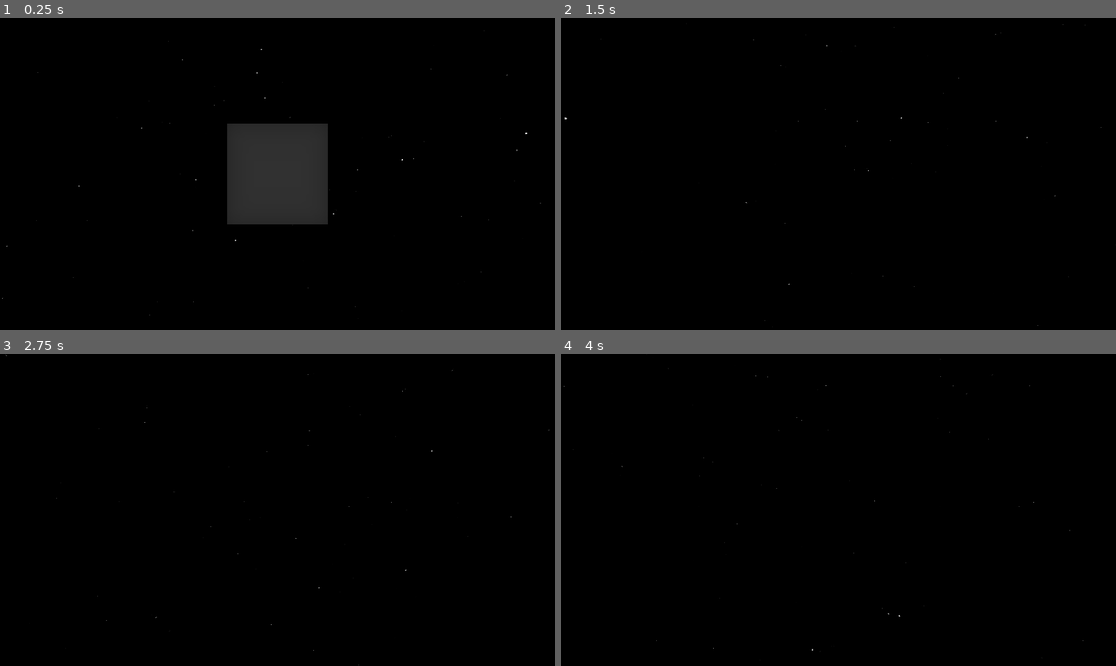
Above: before the commit, frames 1-4 (two rows, left to right).
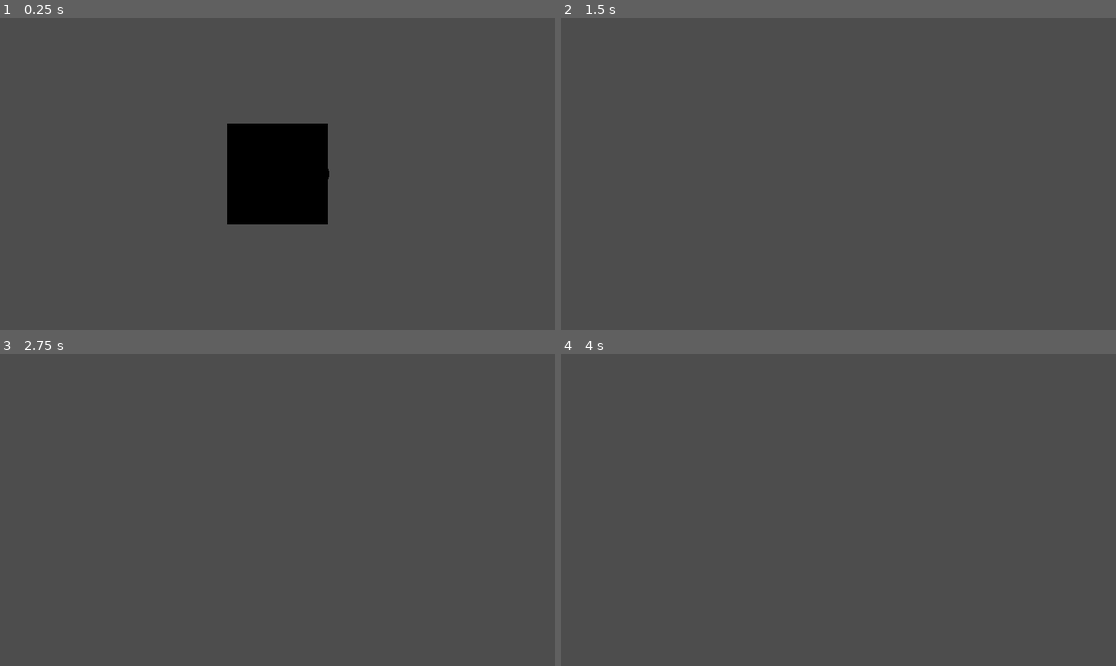
Above: after the commit, the same moments.

Repository: Ggury/The_Void
Game: Godot game, scene res://Scenes/main_level.tscn
The game is run twice, just before and just after one commit, with the same random seed, the same clock (stepped at 60 frames per second) and the same inputs.
Inputs (mouse positions are in pixels of both pictures, inside the frame that each line leads up to):
- Up to frame 1 (0.25 s): no input
- Up to frame 2 (1.5 s): tap Enter at 0.5 s; move the mouse to (960, 158) at 0.52 s; hold Right (ui_right) 0.53-1.28 s; tap R (Radar) at 0.6 s; tap Space (Jump) at 0.77, 1.25 s; move the mouse to (727, 189) at 1.27 s; hold Down (ui_down) from 1.28 s (still down); tap C (Crawl) at 1.35 s
- Up to frame 3 (2.75 s): tap Space (Jump) at 1.52 s; tap R (Radar) at 1.55, 2.1 s; move the mouse to (333, 441) at 2.02 s; release Down (ui_down) at 2.03 s; hold Right (ui_right) from 2.03 s (still down)
- Up to frame 4 (4 s): tap Enter at 2.75 s; move the mouse to (810, 572) at 2.77 s; release Right (ui_right) at 2.78 s; hold Up (ui_up) 2.78-3.53 s; tap R (Radar) at 2.85, 3.8 s; tap Space (Jump) at 3.02, 3.5, 3.77 s; move the mouse to (1005, 556) at 3.52 s; hold Left (ui_left) from 3.53 s (still down); hold C (Crawl) from 3.53 s (still down)

The runs differ from the first frame. In frame 1, 100% of the frame differs, in the area x 0-100%, y 0-100%; in frame 2, 100%; in frame 3, 100%; in frame 4, 100%.

Commit message:
add monster basic ai

Diff:
--- /dev/null
+++ b/Monster/monster.gd
@@ -0,0 +1,53 @@
+extends CharacterBody3D
+
+@export var min_speed = 10
+@export var max_speed = 18
+@export var min_radar_uses = 5
+@export var max_radar_uses = 10
+
+var radar_uses
+var is_agressive = false
+
+
+func _ready():
+	var player_position = get_player_position()
+	look_at_player(player_position)
+
+	radar_uses = randi_range(min_radar_uses, max_radar_uses)
+
+
+func _process(delta):
+	if radar_uses <= 0:
+		var player_position = get_player_position()
+		look_at_player(player_position)
+
+		radar_uses = randi_range(min_radar_uses, max_radar_uses)
+
+
+func _physics_process(_delta):
+	move_and_slide()
+
+
+func get_player_position():
+	return get_parent().get_node("MainPlayer").position
+
+
+func look_at_player(player_position):
+	look_at_from_position(position, player_position, Vector3.UP)
+	rotate_object_local(Vector3.UP, randf_range(-PI / 6, PI / 6))
+
+	var random_speed = randi_range(min_speed, max_speed)
+	velocity = Vector3.FORWARD * random_speed
+	velocity = velocity.rotated(Vector3.UP, rotation.y)
+	velocity = velocity.rotated(Vector3.RIGHT, rotation.x)
+	velocity = velocity.rotated(Vector3.FORWARD, rotation.z)
+
+
+func _on_main_player_radar_used():
+	radar_uses -= 1
+
+
+func _on_near_player_area_body_exited(body):
+	print(body.name)
+	if body.name == "MainPlayer":
+		look_at_player(body.position)
--- /dev/null
+++ b/Monster/monster.tscn
@@ -0,0 +1,43 @@
+[gd_scene load_steps=7 format=3 uid="uid://coj5gbwp6muvn"]
+
+[ext_resource type="Script" path="res://Monster/monster.gd" id="1_d8bwo"]
+
+[sub_resource type="SphereShape3D" id="SphereShape3D_xaq5b"]
+radius = 50.0
+
+[sub_resource type="SphereMesh" id="SphereMesh_fgc7s"]
+radius = 50.0
+height = 100.0
+
+[sub_resource type="StandardMaterial3D" id="StandardMaterial3D_u7epf"]
+
+[sub_resource type="SphereShape3D" id="SphereShape3D_4oqcv"]
+radius = 1000.0
+
+[sub_resource type="BoxShape3D" id="BoxShape3D_np2ni"]
+size = Vector3(62.6349, 33.2813, 43.5396)
+
+[node name="Monster" type="CharacterBody3D"]
+script = ExtResource("1_d8bwo")
+min_speed = 30
+max_speed = 50
+
+[node name="MonsterCollisionShape" type="CollisionShape3D" parent="."]
+shape = SubResource("SphereShape3D_xaq5b")
+
+[node name="CSGMesh3D" type="CSGMesh3D" parent="."]
+mesh = SubResource("SphereMesh_fgc7s")
+material = SubResource("StandardMaterial3D_u7epf")
+
+[node name="NearPlayerArea" type="Area3D" parent="."]
+
+[node name="NearPlayerCollisionShape3D" type="CollisionShape3D" parent="NearPlayerArea"]
+shape = SubResource("SphereShape3D_4oqcv")
+
+[node name="MouthArea" type="Area3D" parent="."]
+
+[node name="MouthCollisionShape" type="CollisionShape3D" parent="MouthArea"]
+transform = Transform3D(1, 0, 0, 0, 1, 0, 0, 0, 1, 30.0584, 0, 0)
+shape = SubResource("BoxShape3D_np2ni")
+
+[connection signal="body_exited" from="NearPlayerArea" to="." method="_on_near_player_area_body_exited"]
--- a/Player/Main_player.gd
+++ b/Player/Main_player.gd
@@ -1,6 +1,6 @@
 extends CharacterBody3D
 
-signal get_coords
+signal radar_used
 
 @export var speed = 0.0
 @export var jumpstrnght = 0.0
@@ -36,7 +36,7 @@
 
 func _physics_process(delta):
 	if Input.is_action_just_pressed("Radar"):
-		emit_signal("get_coords")
+		emit_signal("radar_used")
 
 # передвижение
 
--- a/Player/main_player.tscn
+++ b/Player/main_player.tscn
@@ -6,7 +6,7 @@
 radius = 0.260429
 height = 1.2334
 
-[node name="Main_player" type="CharacterBody3D"]
+[node name="MainPlayer" type="CharacterBody3D"]
 script = ExtResource("1_8ccay")
 speed = 20.0
 mouse_sencsitivy = 0.802
--- a/Scenes/main_level.tscn
+++ b/Scenes/main_level.tscn
@@ -1,39 +1,23 @@
-[gd_scene load_steps=6 format=3 uid="uid://cc2wfhhw0nxpc"]
+[gd_scene load_steps=5 format=3 uid="uid://cc2wfhhw0nxpc"]
 
-[ext_resource type="Texture2D" uid="uid://b07hdcrx28m6k" path="res://resources/panorama_image (5).png" id="1_n6nw6"]
+[ext_resource type="Script" path="res://Scenes/main_level.gd" id="1_q4rs1"]
 [ext_resource type="PackedScene" uid="uid://6ocovhf65imp" path="res://Player/main_player.tscn" id="1_yu2rs"]
-
-[sub_resource type="PanoramaSkyMaterial" id="PanoramaSkyMaterial_7cgmu"]
-panorama = ExtResource("1_n6nw6")
-filter = false
-
-[sub_resource type="Sky" id="Sky_3hevr"]
-sky_material = SubResource("PanoramaSkyMaterial_7cgmu")
-process_mode = 2
-radiance_size = 6
-
-[sub_resource type="Environment" id="Environment_mirf0"]
-background_mode = 2
-sky = SubResource("Sky_3hevr")
-ambient_light_source = 2
-ambient_light_color = Color(1, 1, 1, 1)
-ambient_light_energy = 0.1
-glow_enabled = true
-glow_intensity = 1.0
-glow_bloom = 0.3
-glow_blend_mode = 1
-fog_enabled = true
-fog_light_color = Color(0, 0, 0, 1)
-fog_density = 0.1
-fog_sky_affect = 0.0
+[ext_resource type="Environment" uid="uid://biw3oe3cy5oss" path="res://Scenes/lighting_env.tres" id="2_4k32d"]
+[ext_resource type="PackedScene" uid="uid://coj5gbwp6muvn" path="res://Monster/monster.tscn" id="3_0u4x0"]
 
 [node name="Main_Level" type="Node3D"]
+script = ExtResource("1_q4rs1")
 
 [node name="WorldEnvironment" type="WorldEnvironment" parent="."]
-environment = SubResource("Environment_mirf0")
+environment = ExtResource("2_4k32d")
 
-[node name="Main_player" parent="." instance=ExtResource("1_yu2rs")]
+[node name="MainPlayer" parent="." instance=ExtResource("1_yu2rs")]
 isgravity = true
 
 [node name="CSGBox3D" type="CSGBox3D" parent="."]
 transform = Transform3D(1, 0, 0, 0, 1, 0, 0, 0, 1, 0, 0, -2.51857)
+
+[node name="Monster" parent="." instance=ExtResource("3_0u4x0")]
+transform = Transform3D(1, 0, 0, 0, 1, 0, 0, 0, 1, 192.727, 0, -948.138)
+
+[connection signal="radar_used" from="MainPlayer" to="Monster" method="_on_main_player_radar_used"]
